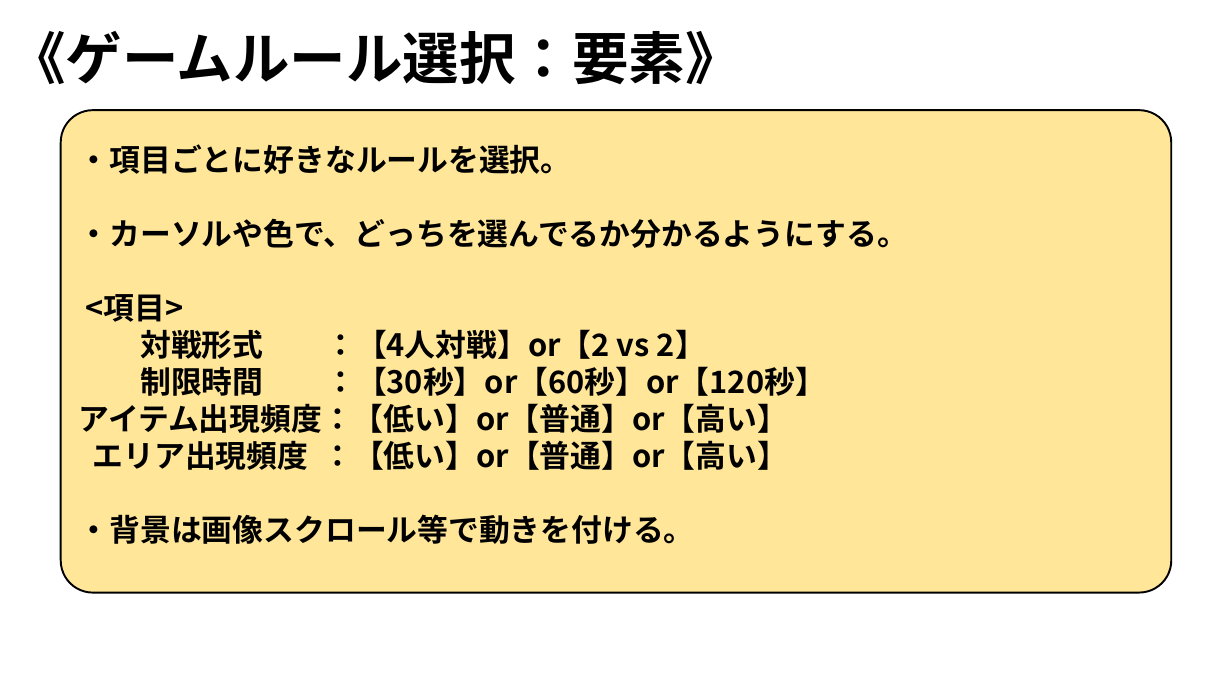
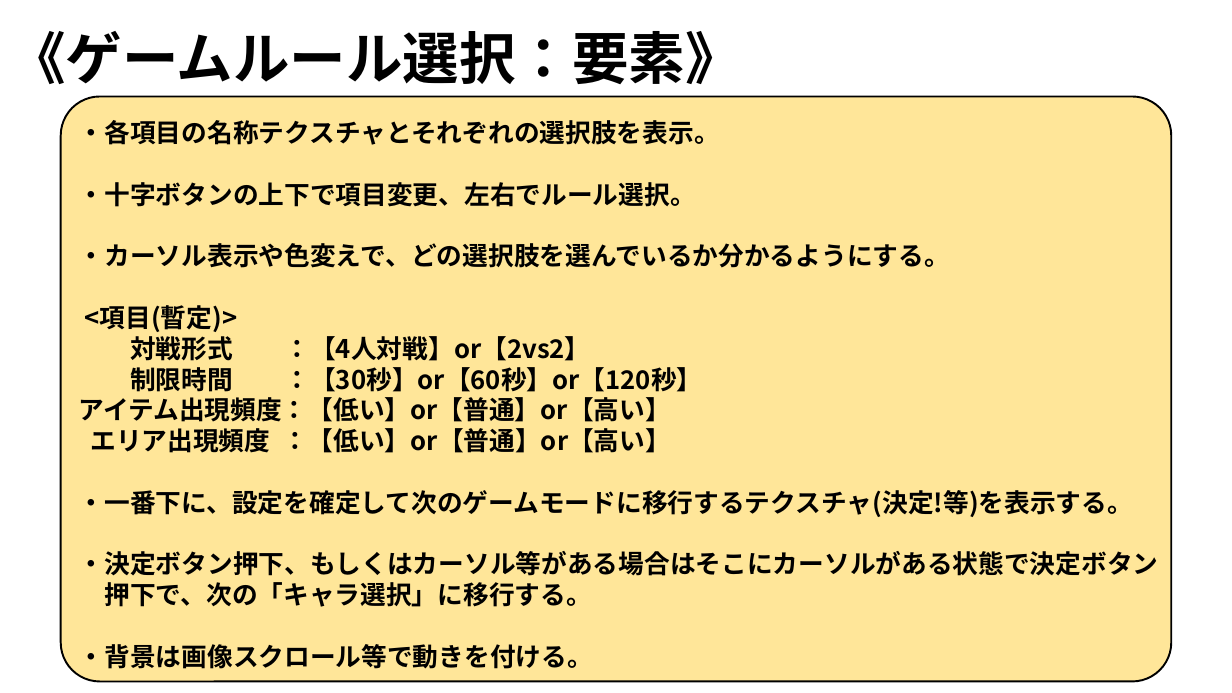
Before and after one commit to ARITA-MEIGEN/C-Team001, a slide deck: slide 10 of data/GS3_チーム2_仕様書.pptx. Drawn at 1232x693 pixels with LibreOffice and Linux fonts; fonts in the diff are those of the drawing; background and template pictures are left out. Boxes give left, top, right and bottom in pixels: in the first picture for what was removed or moved away, otherwise in the second. Text is boxed around its words. In the diff, an @@ line names an element or a change of style, - is before the commit and + after.

```diff
--- a/data/GS3_チーム2_仕様書.pptx
+++ b/data/GS3_チーム2_仕様書.pptx
@@ rounded rectangle: place and size @@
-rounded rectangle at box(61, 110, 1172, 592)
+rounded rectangle at box(61, 96, 1172, 681)
@@ text "・各項目の名称テクスチャとそれぞれの選択肢を表示。": place and size @@
-text "・各項目の名称テクスチャとそれぞれの選択肢を表示。" at box(79, 144, 908, 544)
+text "・各項目の名称テクスチャとそれぞれの選択肢を表示。" at box(79, 120, 1159, 669)
@@ text at box(79, 120, 950, 361): text changed; size 24 to 20 pt @@
-・項目ごとに好きなルールを選択。
-・カーソルや色で、どっちを選んでるか分かるようにする。
-<項目>
-対戦形式 ：【4人対戦】or【2 vs 2】
+・各項目の名称テクスチャとそれぞれの選択肢を表示。
+・十字ボタンの上下で項目変更、左右でルール選択。
+・カーソル表示や色変えで、どの選択肢を選んでいるか分かるようにする。
+<項目(暫定)>
+対戦形式 ：【4人対戦】or【2vs2】
@@ text at box(79, 367, 702, 669): size 24 to 20 pt in "制限時間 ：【30秒】or【60秒】or【120秒】", "アイテム出現頻度：【低い】or【普通】or【高い】", "エリア出現頻度 ：【低い】or【普通】or【高い】", "・背景は画像スクロール等で動きを付ける。" @@
@@ text at box(79, 490, 1159, 607): paragraphs added @@
+・一番下に、設定を確定して次のゲームモードに移行するテクスチャ(決定!等)を表示する。
+・決定ボタン押下、もしくはカーソル等がある場合はそこにカーソルがある状態で決定ボタン
+押下で、次の「キャラ選択」に移行する。
```
Also in this commit, not shown: 14 other slides changed.
